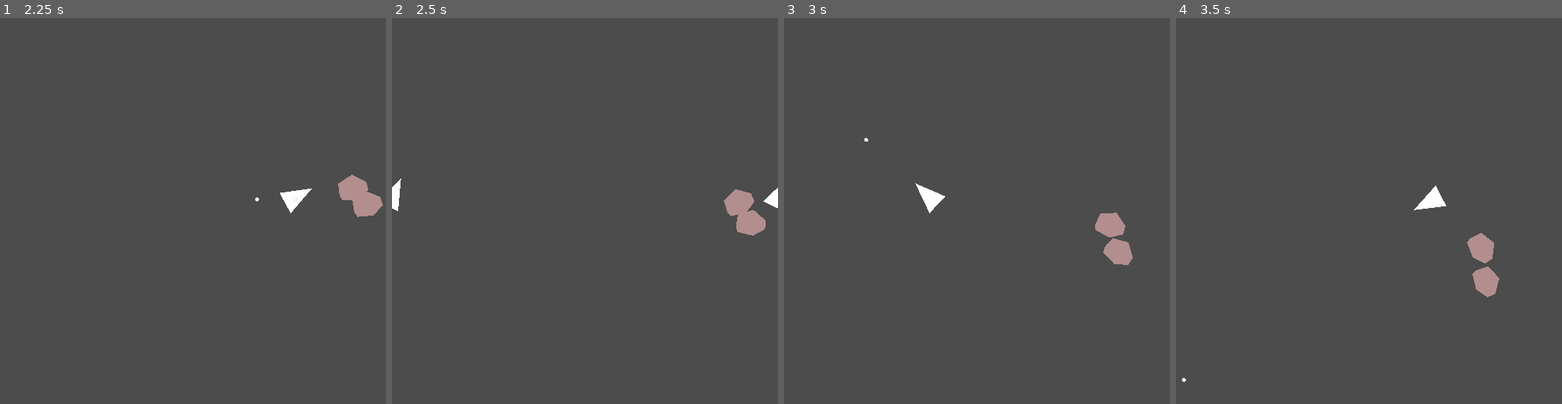
Above: before the commit, frames 1-4 (left to right).
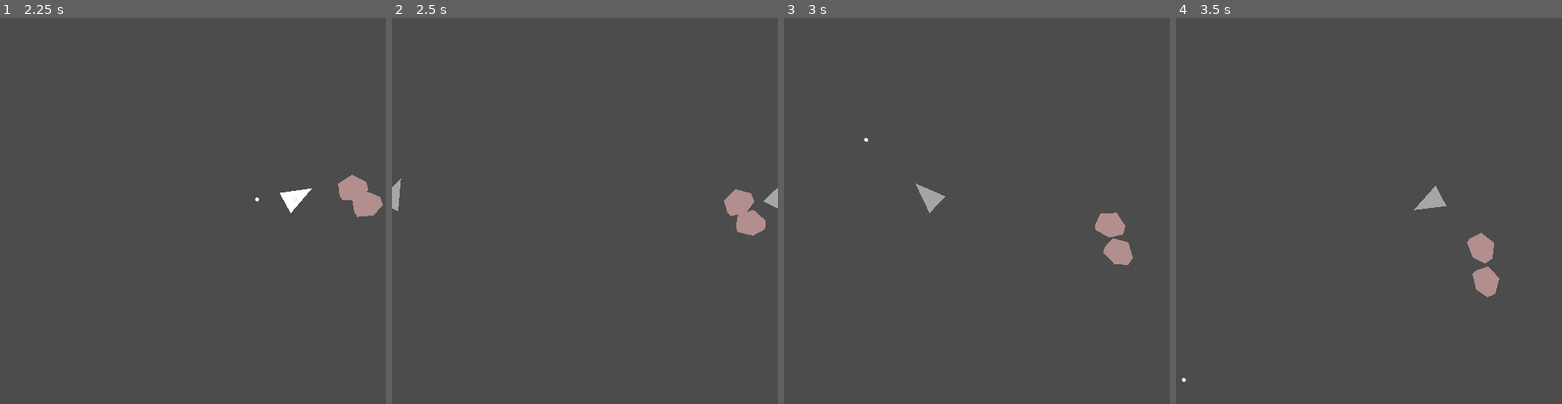
Above: after the commit, the same moments.

Repository: leddkire/godot-asteroids
Game: Godot game, scene res://Main.tscn
Same seed, same stepped clock (60 frames per second), same inputs: the game is played once before the commit and once after it.
Inputs (mouse positions are in pixels of both pictures, inside the frame that each line leads up to):
- Up to frame 1 (2.25 s): move the mouse to (173, 288) at 0.52 s; hold Space (shoot_projectile) 0.53-1.28 s; hold Up (move_up) 0.53-2.03 s; click (173, 288) at 0.67 s; move the mouse to (308, 268) at 1.27 s; tap Space (shoot_projectile) at 1.35 s; move the mouse to (77, 153) at 2.02 s; hold Left (move_left) from 2.03 s (still down); hold Space (shoot_projectile) from 2.03 s (still down)
- Up to frame 2 (2.5 s): keep holding Left (move_left); keep holding Space (shoot_projectile)
- Up to frame 3 (3 s): keep holding Left (move_left); move the mouse to (996, 211) at 2.77 s; release Space (shoot_projectile) at 2.78 s; tap Space (shoot_projectile) at 2.85 s; click (996, 211) at 2.92 s
- Up to frame 4 (3.5 s): keep holding Left (move_left)

Frame 1 is identical in both runs. In frame 2, 0.2% of the frame differs, in the area x 0-100%, y 41-50%; in frame 3, 0.2%; in frame 4, 0.2%.

Commit message:
Add invincibility when hit by an Asteroid

Diff:
--- a/ship/ship.gd
+++ b/ship/ship.gd
@@ -10,11 +10,16 @@
 var screen_id
 var ship_antenna
 
+const LEFT_DIRECTION = -1
+const RIGHT_DIRECTION  = 1
+const NO_DIRECTION  = 0
+
 func _ready():
     set_physics_process(true)
     add_to_group(GroupConstants.SHIP)
     add_to_group(GroupConstants.DRIFTS)
     ship_antenna = ShipAntenna
+    ship_antenna.connect("ship_collided_with_asteroid", self, "_on_ship_collided_with_asteroid")
 
 
 func _input(input_event : InputEvent):
@@ -39,38 +44,13 @@
 
 func calculate_rotation_direction_from_input():
     if Input.is_action_pressed("move_left"):
-       return -1
+       return LEFT_DIRECTION
     if Input.is_action_pressed("move_right") :
-        return 1
-    return 0
-
-func _on_collision_area_entered(area):
-    print("Entered: " + area.name)
-
-func on_outer_edge_exited():
-    self.disable_physics_detection()
-    self.hide_visuals()
-
-func disable_physics_detection():
-    self.collision_layer = 0
-    self.collision_mask = 1 #Only causes detection with the edge layer, which is bit 1
-
-func hide_visuals():
-    self.hide()
-
-func on_edge_entered():
-    if !is_showing_visuals() and physics_detection_is_disabled():
-        self.show_visuals()
-
-func is_showing_visuals():
-    return self.is_visible()
+        return RIGHT_DIRECTION
+    return NO_DIRECTION
 
 func physics_detection_is_disabled():
     return (self.collision_layer == 0) and (self.collision_mask == 1)
-
-
-func show_visuals():
-    self.show()
 
 var pellet_scn = preload("res://projectiles/pellet/pellet.tscn")
 func spawn_pellet_projectile(spawn_position : Vector2, projectile_rotation : float):
@@ -88,3 +68,14 @@
 func _on_Area2D_body_entered(body):
     if body is Asteroid:
         ship_antenna.ship_collided_with_asteroid()
+
+func _on_ship_collided_with_asteroid():
+    if $invincibility.is_stopped():
+        $AnimationPlayer.play("Invincibility")
+        $invincibility.start()
+        $Area2D.monitoring = false
+
+
+func _on_invincibility_timeout():
+    $AnimationPlayer.play("Idle")
+    $Area2D.monitoring = true
--- a/ship/ship.tscn
+++ b/ship/ship.tscn
@@ -1,9 +1,41 @@
-[gd_scene load_steps=3 format=2]
+[gd_scene load_steps=5 format=2]
 
 [ext_resource path="res://ship/ship.gd" type="Script" id=1]
 
 [sub_resource type="ConvexPolygonShape2D" id=1]
 points = PoolVector2Array( 0, -30, 15, 10, -15, 10 )
+
+[sub_resource type="Animation" id=3]
+resource_name = "Idle"
+
+[sub_resource type="Animation" id=2]
+resource_name = "Invincibility"
+length = 0.6
+loop = true
+tracks/0/type = "value"
+tracks/0/path = NodePath("hull:color")
+tracks/0/interp = 1
+tracks/0/loop_wrap = true
+tracks/0/imported = false
+tracks/0/enabled = true
+tracks/0/keys = {
+"times": PoolRealArray(  ),
+"transitions": PoolRealArray(  ),
+"update": 1,
+"values": [  ]
+}
+tracks/1/type = "value"
+tracks/1/path = NodePath("hull:modulate")
+tracks/1/interp = 2
+tracks/1/loop_wrap = true
+tracks/1/imported = false
+tracks/1/enabled = true
+tracks/1/keys = {
+"times": PoolRealArray( 0, 0.1, 0.2, 0.3, 0.4, 0.5, 0.6 ),
+"transitions": PoolRealArray( 1, 1, 1, 1, 1, 1, 1 ),
+"update": 0,
+"values": [ Color( 1, 1, 1, 1 ), Color( 1, 1, 1, 0 ), Color( 1, 1, 1, 1 ), Color( 1, 1, 1, 0 ), Color( 1, 1, 1, 1 ), Color( 1, 1, 1, 0 ), Color( 1, 1, 1, 1 ) ]
+}
 
 [node name="ship" type="KinematicBody2D"]
 rotation = 1.5708
@@ -19,6 +51,7 @@
 }
 
 [node name="CollisionShape2D" type="CollisionShape2D" parent="."]
+visible = false
 shape = SubResource( 1 )
 __meta__ = {
 "_edit_lock_": true
@@ -28,10 +61,21 @@
 position = Vector2( 0, -30 )
 
 [node name="Area2D" type="Area2D" parent="."]
+visible = false
 
 [node name="CollisionShape2D2" type="CollisionShape2D" parent="Area2D"]
 shape = SubResource( 1 )
 __meta__ = {
 "_edit_lock_": true
 }
+
+[node name="AnimationPlayer" type="AnimationPlayer" parent="."]
+autoplay = "Idle"
+anims/Idle = SubResource( 3 )
+anims/Invincibility = SubResource( 2 )
+
+[node name="invincibility" type="Timer" parent="."]
+wait_time = 2.0
+one_shot = true
 [connection signal="body_entered" from="Area2D" to="." method="_on_Area2D_body_entered"]
+[connection signal="timeout" from="invincibility" to="." method="_on_invincibility_timeout"]
